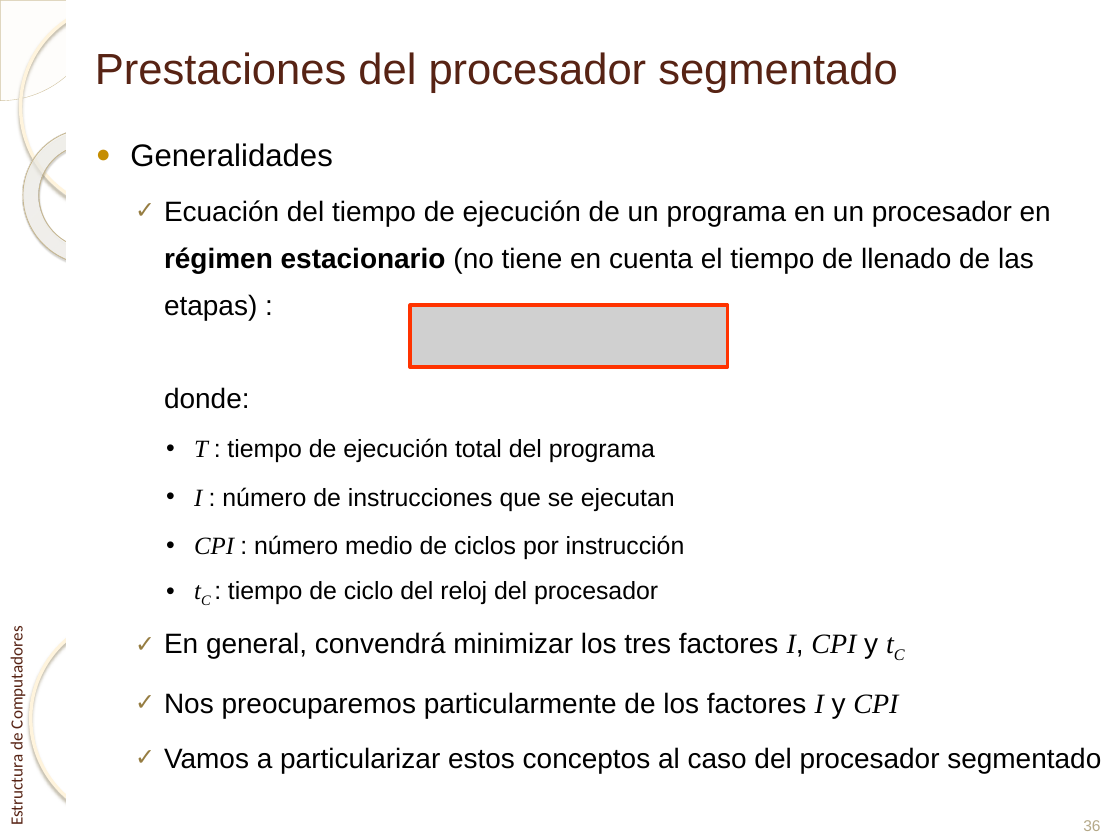
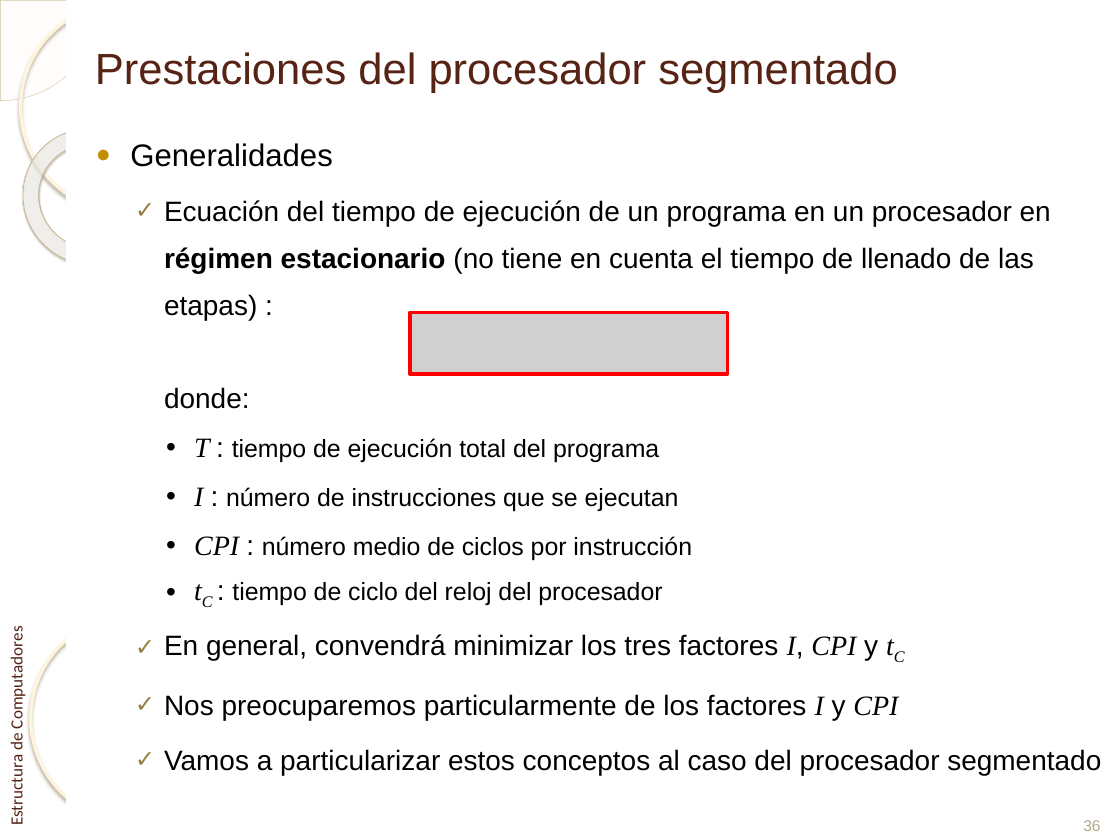
Before and after one commit to enriquesquintana/ETC, a slide deck: slide 36 of ETC_RISCV/Teoría/Tema 2. Segmentación básica_RISCV.pptx. Drawn at 1120x840 pixels with LibreOffice and Linux fonts; fonts in the diff are those of the drawing; grey boxes stand for pictures; background and template pictures are left out. Boxes give left, top, right and bottom in pixels: in the first picture for what was removed or moved away, otherwise in the second. Text is boxed around its words. In the diff, an @@ line names an element or a change of style, - is before the commit and + after.

```diff
--- a/ETC_RISCV/Teoría/Tema 2. Segmentación básica_RISCV.pptx
+++ b/ETC_RISCV/Teoría/Tema 2. Segmentación básica_RISCV.pptx
@@ picture: place and size @@
-picture at (410, 306, 727, 367)
+picture at (410, 312, 727, 374)
@@ text at (194, 438, 692, 605): size 16 to 18 pt in "T :", "I :", "CPI :", "tC :" @@
```
Also in this commit, not shown: 8 other slides changed, 1 slide added.
